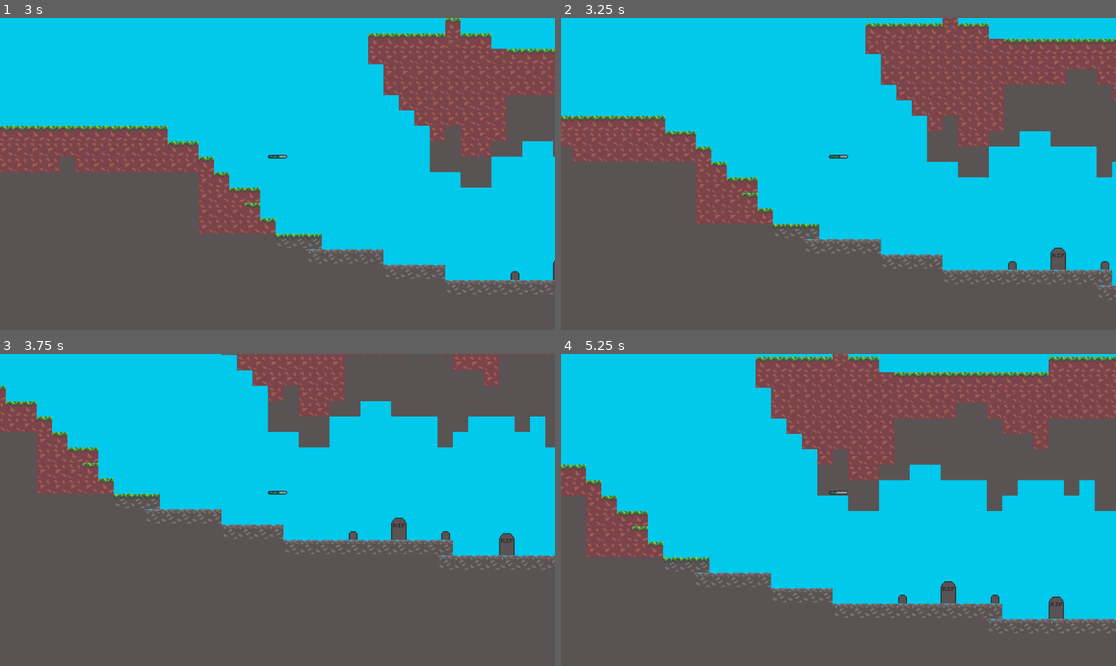
Above: before the commit, frames 1-4 (two rows, left to right).
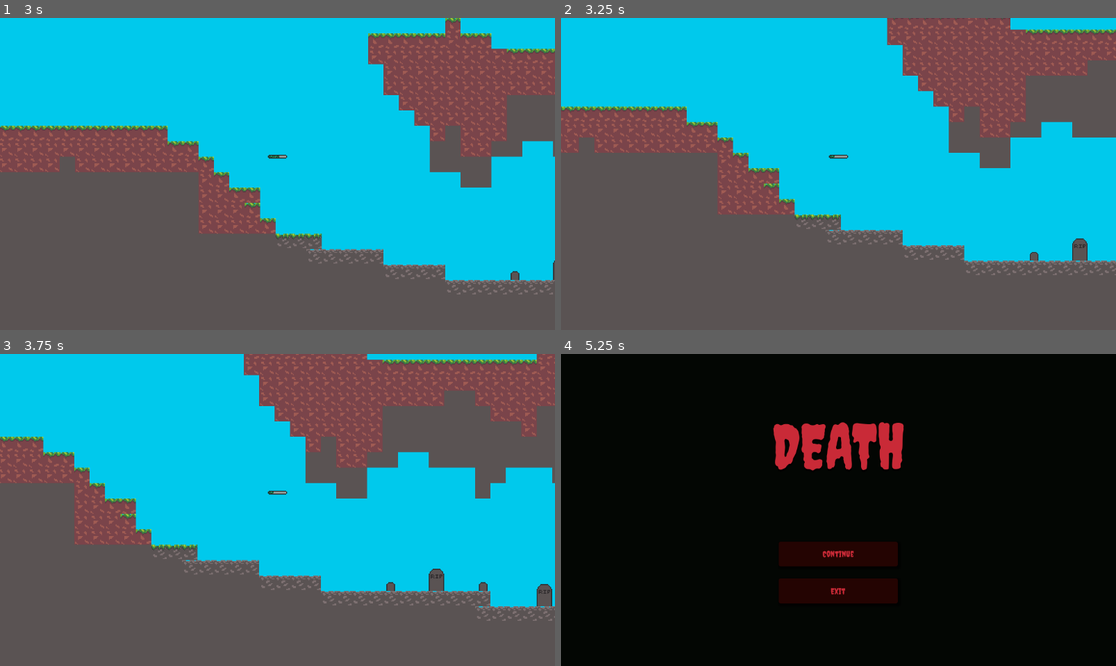
Above: after the commit, the same moments.

Repository: The-Quinnzite-Mushroom/third-dementional
Game: Godot game, scene res://scenes/main.tscn
The game is run twice, just before and just after one commit, with the same random seed, the same clock (stepped at 60 frames per second) and the same inputs.
Inputs (mouse positions are in pixels of both pictures, inside the frame that each line leads up to):
- Up to frame 1 (3 s): move the mouse to (399, 158) at 0.52 s; hold Right (right) 0.53-2.03 s; tap W (up) at 0.6, 0.77, 1.07, 1.52, 1.55, 1.82, 2.1 s; click (399, 158) at 0.67 s; move the mouse to (166, 189) at 1.27 s; tap E (interact) at 1.35, 2.85 s; move the mouse to (333, 105) at 2.02 s; hold A (left) 2.03-2.78 s; tap Enter at 2.75 s; move the mouse to (249, 236) at 2.77 s; hold Right (right) from 2.78 s (still down); click (249, 236) at 2.92 s
- Up to frame 2 (3.25 s): keep holding Right (right); tap W (up) at 3.02, 3.05 s
- Up to frame 3 (3.75 s): keep holding Right (right); tap W (up) at 3.32, 3.6 s; move the mouse to (444, 556) at 3.52 s
- Up to frame 4 (5.25 s): tap W (up) at 3.77, 4.07, 4.52, 4.55, 4.82, 5.1 s; move the mouse to (672, 463) at 4.27 s; release Right (right) at 4.28 s; hold A (left) 4.28-5.03 s; tap E (interact) at 4.35 s; move the mouse to (866, 510) at 5.02 s; hold Right (right) from 5.03 s (still down); click (866, 510) at 5.17 s

Frame 1 is identical in both runs. In frame 2, 18% of the frame differs, in the area x 0-100%, y 0-91%; in frame 3, 33%; in frame 4, 100%, in the area x 0-100%, y 0-100%.

Commit message:
Grasshopper deals damage now

Diff:
--- a/Enemies/Grasshopper/grasshopper_enemy.gd
+++ b/Enemies/Grasshopper/grasshopper_enemy.gd
@@ -1,7 +1,8 @@
 extends Enemy
 
-const GRAVITY = 800.0
-const JUMP_INTERVAL = 1
+@export var GRAVITY: float = 800.0
+@export var JUMP_INTERVAL: float = 1
+@export var damage: int = 30
 var direction = 1
 
 @onready var ray_cast_right: RayCast2D = $RayCastRight
--- a/Enemies/Grasshopper/grasshopper_enemy.tscn
+++ b/Enemies/Grasshopper/grasshopper_enemy.tscn
@@ -11,7 +11,7 @@
 [node name="CollisionBox" type="CollisionShape2D" parent="."]
 shape = SubResource("RectangleShape2D_ch880")
 
-[node name="Area2D" type="Area2D" parent="."]
+[node name="Area2D" type="Area2D" parent="." groups=["grasshopper_hit_box"]]
 
 [node name="Hitbox" type="CollisionShape2D" parent="Area2D"]
 shape = SubResource("RectangleShape2D_ch880")
--- a/Player/player_area.gd
+++ b/Player/player_area.gd
@@ -9,3 +9,6 @@
 	if area.is_in_group("zombie_hit_box"):
 		print("player projectile hit zombie")
 		player.take_damage(area.get_parent().damage)
+	if area.is_in_group("grasshopper_hit_box"):
+		print("player hit by grasshopper")
+		player.take_damage(area.get_parent().damage)
--- a/scenes/main.tscn
+++ b/scenes/main.tscn
@@ -72,10 +72,10 @@
 polygon = PackedVector2Array(8194, 1847, 8229, -1276, -2138, -1239, -2151, 1988)
 
 [node name="GrasshopperEnemy" parent="." instance=ExtResource("6_o6xl0")]
-position = Vector2(-115, -40)
+position = Vector2(360, 151)
 
 [node name="GrasshopperEnemy2" parent="." instance=ExtResource("6_o6xl0")]
-position = Vector2(-252, -119)
+position = Vector2(102, 23)
 
 [node name="GrasshopperEnemy3" parent="." instance=ExtResource("6_o6xl0")]
-position = Vector2(177, -8)
+position = Vector2(400, -74)
